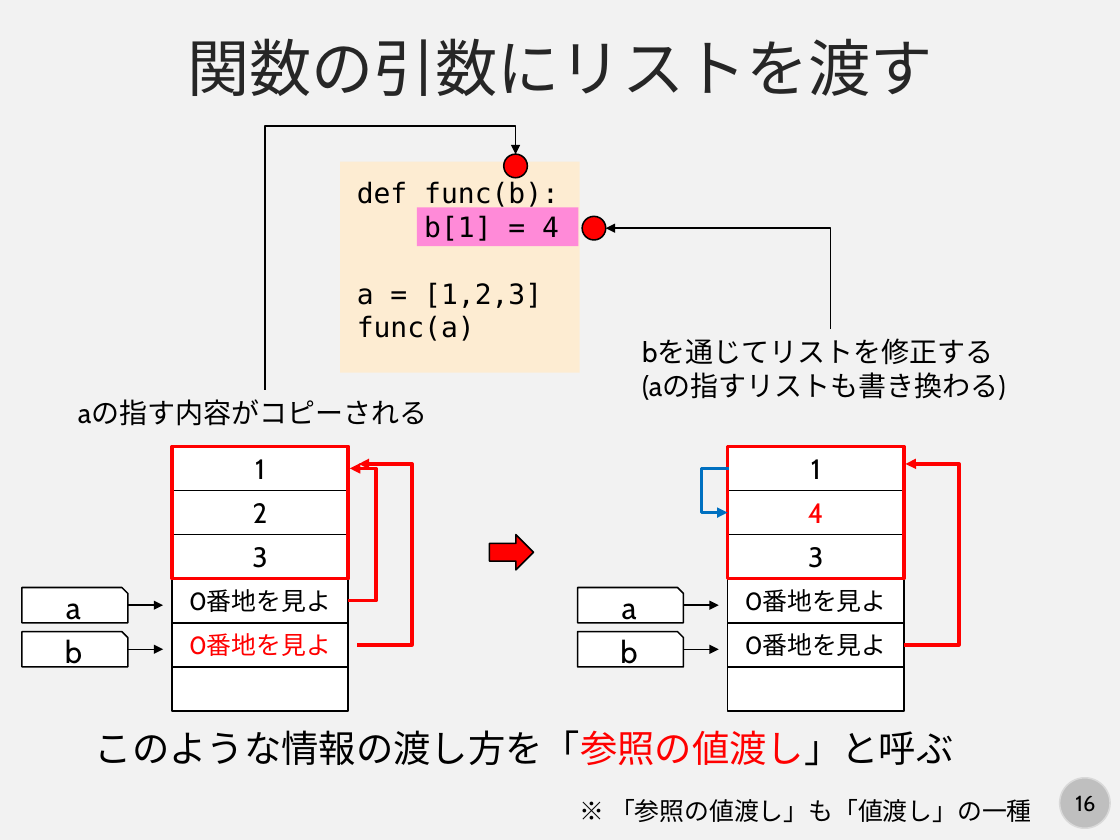
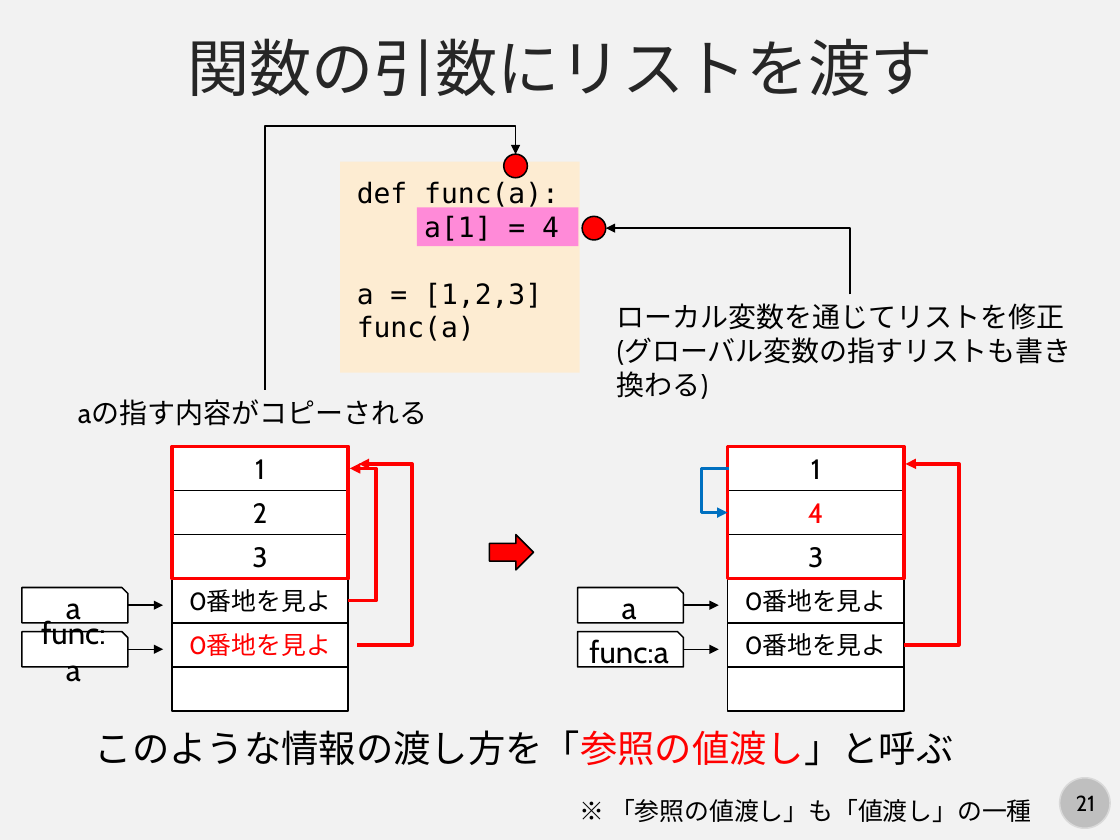
Before and after one commit to kaityo256/python_zero, a slide deck: slide 21 of list/fig/slide.pptx (slide 16 before the commit). Drawn at 1120x840 pixels with LibreOffice and Linux fonts; fonts in the diff are those of the drawing. Boxes give left, top, right and bottom in pixels: in the first picture for what was removed or moved away, otherwise in the second. Text is boxed around its words. In the diff, an @@ line names an element or a change of style, - is before the commit and + after.

```diff
--- a/list/fig/slide.pptx
+++ b/list/fig/slide.pptx
@@ text at (x1=357, y1=181, x2=559, y2=241): text changed @@
-def func(b):
-b[1] = 4
+def func(a):
+a[1] = 4
@@ elbow arrow moved from (831, 329) - (606, 228) to (850, 295) - (606, 228) @@
@@ text at (x1=617, y1=303, x2=1072, y2=399): text changed @@
-bを通じてリストを修正する
-(aの指すリストも書き換わる)
+ローカル変数を通じてリストを修正
+(グローバル変数の指すリストも書き換わる)
@@ text in snip rect at (x1=41, y1=617, x2=106, y2=682): text changed @@
-b
+func: a
@@ text in snip rect at (x1=589, y1=639, x2=668, y2=668): text changed @@
-b
+func:a
@@ page number at (x1=1076, y1=795, x2=1095, y2=811): text changed @@
-16
+21
```
Also in this commit, not shown: 5 other slides changed, 8 slides added.
